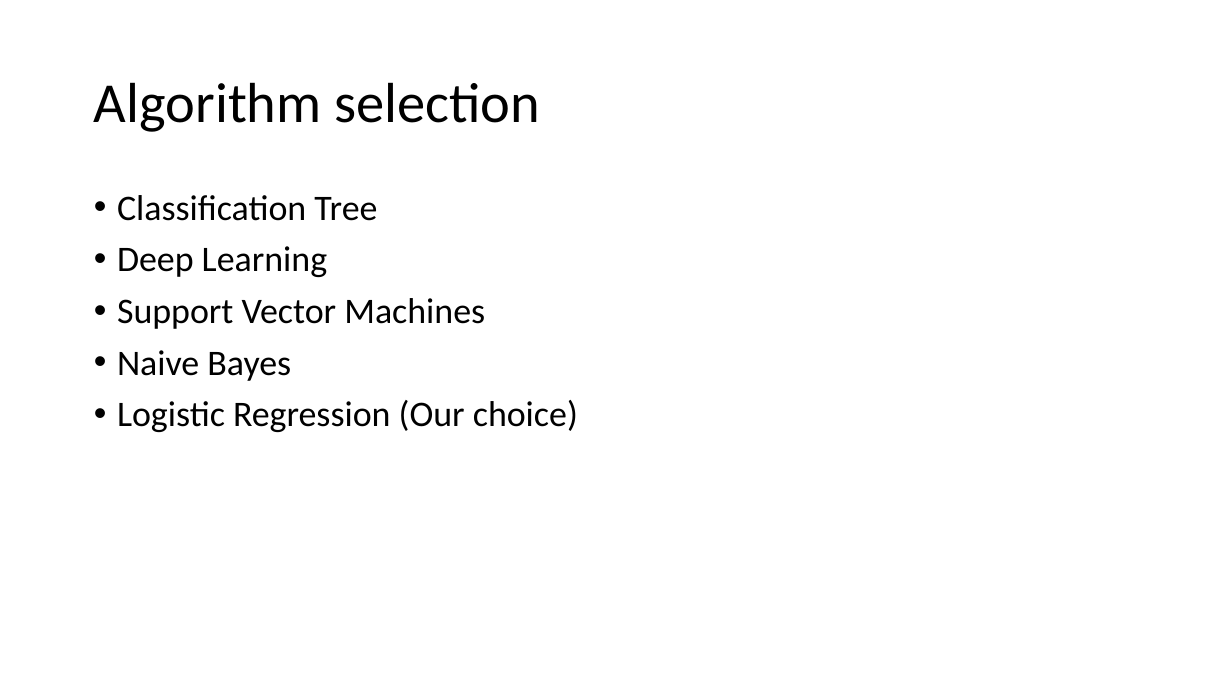
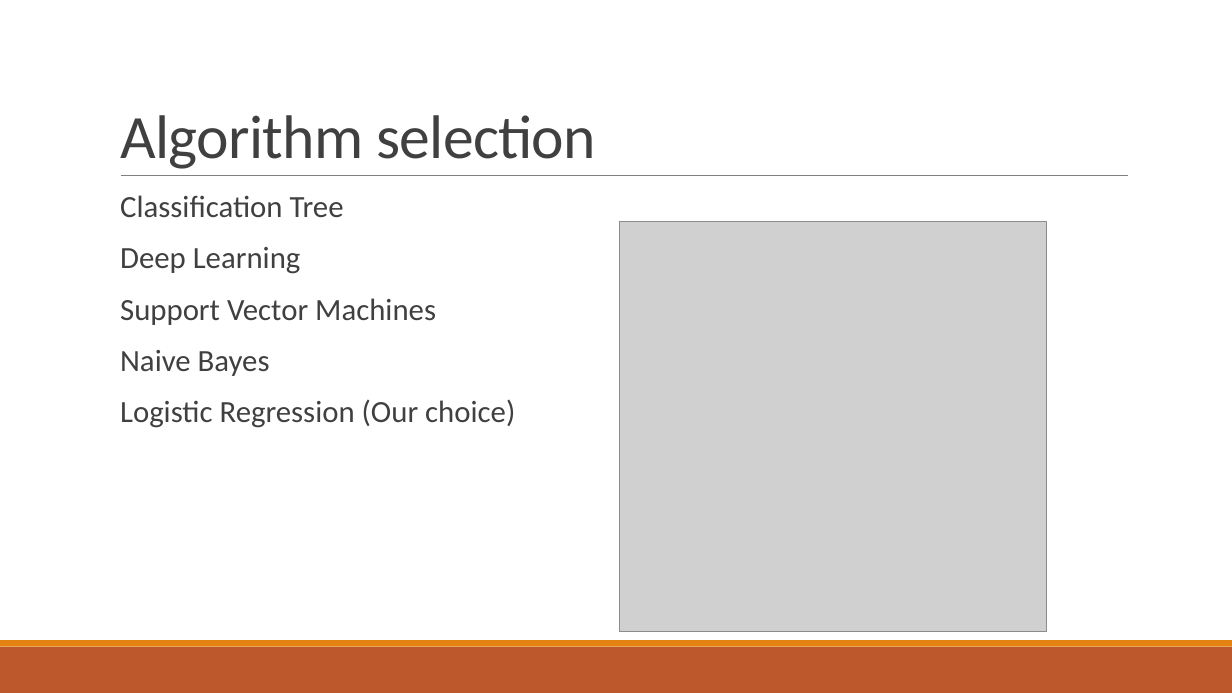
Before and after one commit to suong4554/Machine-Learning-Poly-U, a slide deck: slide 4 of Presentation.pptx. Drawn at 1232x693 pixels with LibreOffice and Linux fonts; fonts in the diff are those of the drawing; grey boxes stand for pictures. Boxes give left, top, right and bottom in pixels: in the first picture for what was removed or moved away, otherwise in the second. Text is boxed around its words. In the diff, an @@ line names an element or a change of style, - is before the commit and + after.

```diff
--- a/Presentation.pptx
+++ b/Presentation.pptx
@@ title "Algorithm selection": place and size @@
-title "Algorithm selection" at [94,82,540,132]
+title "Algorithm selection" at [120,115,596,169]
@@ title "Algorithm selection" at [120,115,596,169]: size 44 to 48 pt, text colour #000000 to #404040, letter spacing 0 to -0.5 pt; line spacing 0.9 to 0.85; vertical alignment middle to bottom @@
@@ line added from (121, 176) to (1128, 176), #808080 0.5 pt @@
@@ text "Classification Tree" at [120,195,515,428]: size 28 to 24 pt, text colour #000000 to #404040; bullet • to  ; more space between paragraphs @@
@@ picture added at [619,222,1046,631] @@
@@ rectangle added at [0,647,1232,693], fill #BD582C @@
@@ rectangle added at [0,640,1232,647], fill #E48312 @@
```
Also in this commit, not shown: 9 other slides changed, 5 slides added, 2 slides removed.
